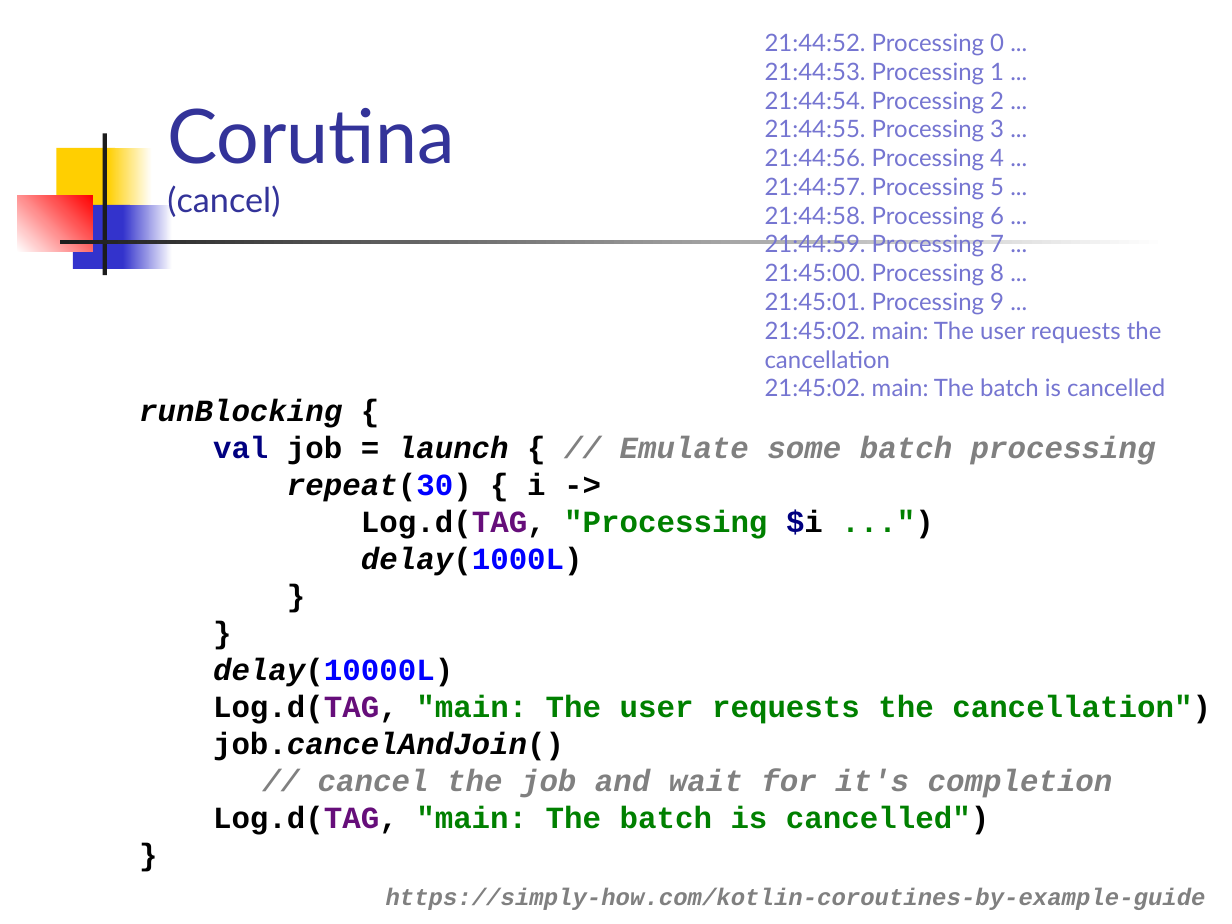
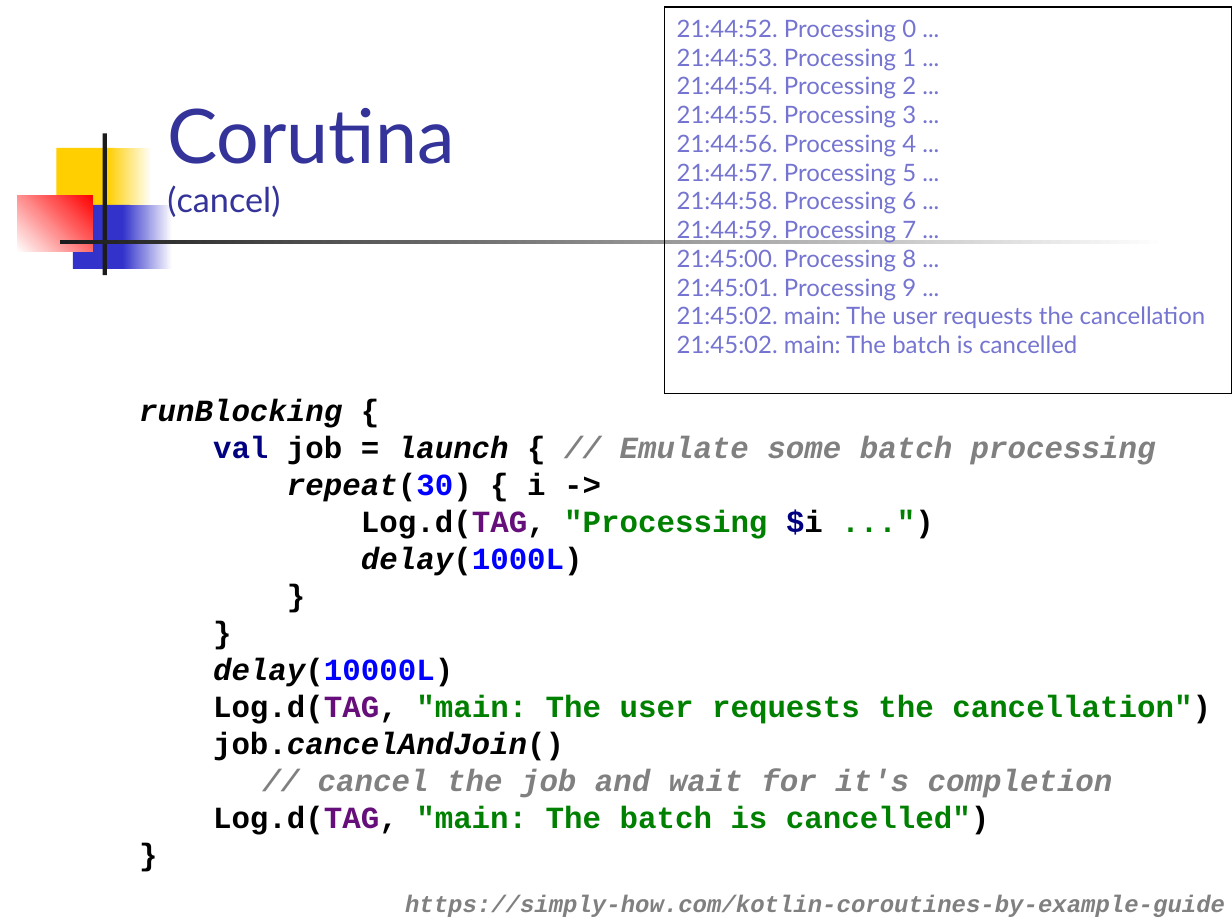
Before and after one commit to vmandro/Prednasky, a slide deck: slide 15 of 09/09_Async.ppt (slide 11 before the commit). Drawn at 1232x924 pixels with LibreOffice and Linux fonts; fonts in the diff are those of the drawing. Boxes give left, top, right and bottom in pixels: in the first picture for what was removed or moved away, otherwise in the second. Text is boxed around its words. In the diff, an @@ line names an element or a change of style, - is before the commit and + after.

```diff
--- a/09/09_Async.ppt
+++ b/09/09_Async.ppt
@@ rectangle "21:44:52. Processing 0 ..." resized from (x1=765, y1=33, x2=1165, y2=396) to (x1=664, y1=7, x2=1232, y2=394) @@
@@ rectangle "21:44:52. Processing 0 ..." at (x1=664, y1=7, x2=1232, y2=394): outline none to #000000 0.74 pt @@
@@ text "https://simply-how.com/kotlin-coroutines-by-example-guide" moved from (x1=386, y1=888, x2=1206, y2=910) to (x1=405, y1=895, x2=1225, y2=917) @@
```
Also in this commit, not shown: 11 other slides changed, 4 slides added, 1 other file.
